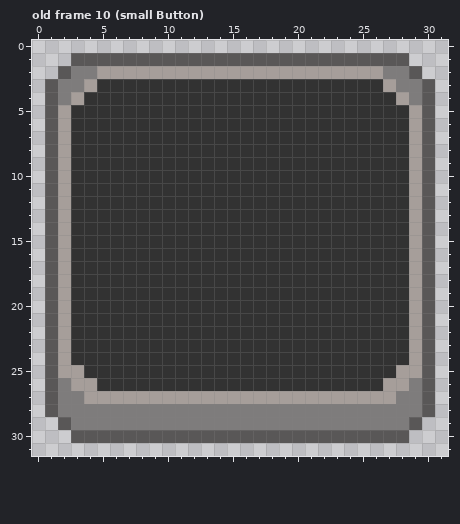
One commit to this pixel-art file: assets/ui/guiPlates.aseprite. The picture above is the old version.
32x32 pixels, 11 frames. Colours within 5 levels of each other are drawn and written as one. Shown: old frame 10 (small Button). The commit also changed other frames, which this record leaves out.
The result:
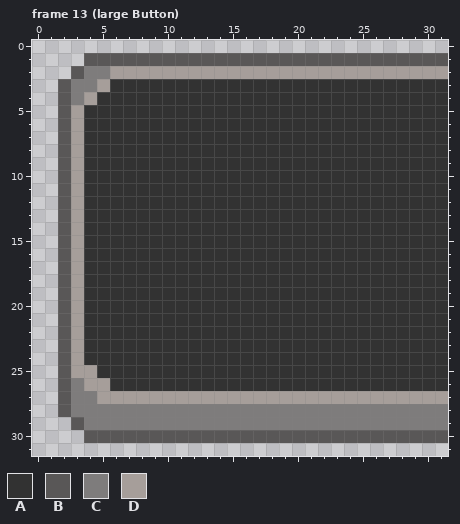
Palette (. is transparent): A #323232  B #595757  C #7e7c7c  D #a69e9a
A new or re-ordered frame is compared with the old frame closest to it.
Commit message: added the extension to inventory - craftButton
What changed:
frames 11 -> 16
Frame 13 (large Button) is new; against old frame 10 (small Button):
y 1: x 3 B -> .; x 29..31 ... -> BBB
y 2: x 2..3 BC -> .B; x 5 D -> C; x 27..31 CCB.. -> DDDDD
y 3: x 1..2 BC -> .B; x 4..5 DA -> CD; x 27..31 DCCB. -> AAAAA
y 4: x 1..4 BCDA -> .BCD; x 28..31 DCB. -> AAAA
y 5..24: x 1..3 BDA -> .BD; x 29..31 DB. -> AAA
y 25: x 1..2 BD -> .B; x 4 A -> D; x 28..31 DDB. -> AAAA
y 26: x 1..3 BCD -> .BC; x 5 A -> D; x 27..31 DDCB. -> AAAAA
y 27: x 1..2 BC -> .B; x 4 D -> C; x 28..31 CCB. -> DDDD
y 28: x 1..2 BC -> .B; x 30..31 B. -> CC
y 29: x 2..3 BC -> .B; x 29..31 B.. -> CCC
y 30: x 3 B -> .; x 29..31 ... -> BBB
Boxes around the changes in both pictures, in picture pixels (x1, y1, x2, y2):
changed: (45, 53, 110, 443)
changed: (383, 53, 448, 443)
